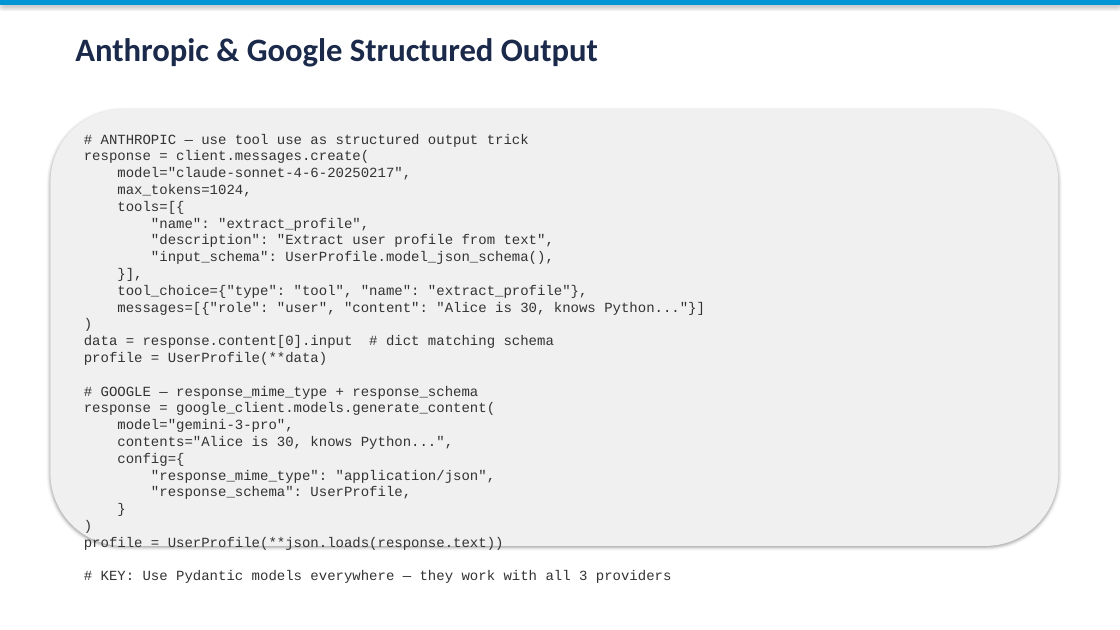
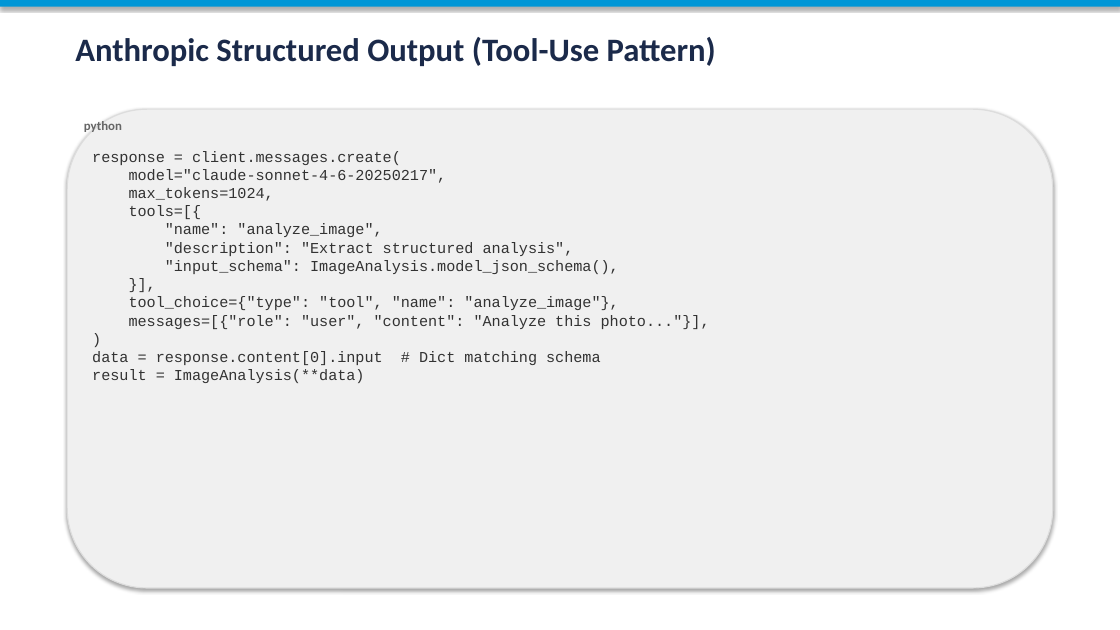
Before and after one commit to toroleapinc/cut-the-crap, a slide deck: slide 6 of developer/session-2/session-2-prompting-multimodal.pptx (slide 7 before the commit). Drawn at 1120x630 pixels with LibreOffice and Linux fonts; fonts in the diff are those of the drawing. Boxes give left, top, right and bottom in pixels: in the first picture for what was removed or moved away, otherwise in the second. Text is boxed around its words. In the diff, an @@ line names an element or a change of style, - is before the commit and + after.

Commit message:
Regenerate all PPTX decks: corrected OAuth flow, consistent model names, accurate pricing

```diff
--- a/developer/session-2/session-2-prompting-multimodal.pptx
+++ b/developer/session-2/session-2-prompting-multimodal.pptx
@@ text at [75,37,716,66]: text changed @@
-Anthropic & Google Structured Output
+Anthropic Structured Output (Tool-Use Pattern)
@@ rounded rectangle: place and size @@
-rounded rectangle at [50,109,1059,546]
+rounded rectangle at [67,109,1053,588]
@@ rounded rectangle at [67,109,1053,588]: outline none to #DDDDDD 1 pt @@
@@ text added at [84,121,122,132], 11 pt, text #666666, bold @@
+python
@@ text at [92,151,710,383]: text changed; size 12 to 13 pt @@
-# ANTHROPIC — use tool use as structured output trick
-response = client.messages.create(
-model="claude-sonnet-4-6-20250217",
-max_tokens=1024,
-tools=[{
-"name": "extract_profile",
-"description": "Extract user profile from text",
-"input_schema": UserProfile.model_json_schema(),
-}],
-tool_choice={"type": "tool", "name": "extract_profile"},
-messages=[{"role": "user", "content": "Alice is 30, knows Python..."}]
-)
-data = response.content[0].input # dict matching schema
-profile = UserProfile(**data)
-# GOOGLE — response_mime_type + response_schema
-response = google_client.models.generate_content(
-model="gemini-3-pro",
-contents="Alice is 30, knows Python...",
-config={
-"response_mime_type": "application/json",
-"response_schema": UserProfile,
-}
-)
-profile = UserProfile(**json.loads(response.text))
-# KEY: Use Pydantic models everywhere — they work with all 3 providers
+response = client.messages.create(
+model="claude-sonnet-4-6-20250217",
+max_tokens=1024,
+tools=[{
+"name": "analyze_image",
+"description": "Extract structured analysis",
+"input_schema": ImageAnalysis.model_json_schema(),
+}],
+tool_choice={"type": "tool", "name": "analyze_image"},
+messages=[{"role": "user", "content": "Analyze this photo..."}],
+)
+data = response.content[0].input # Dict matching schema
+result = ImageAnalysis(**data)
```
Also in this commit, not shown: 14 slides added, 11 slides removed, 9 other files.
